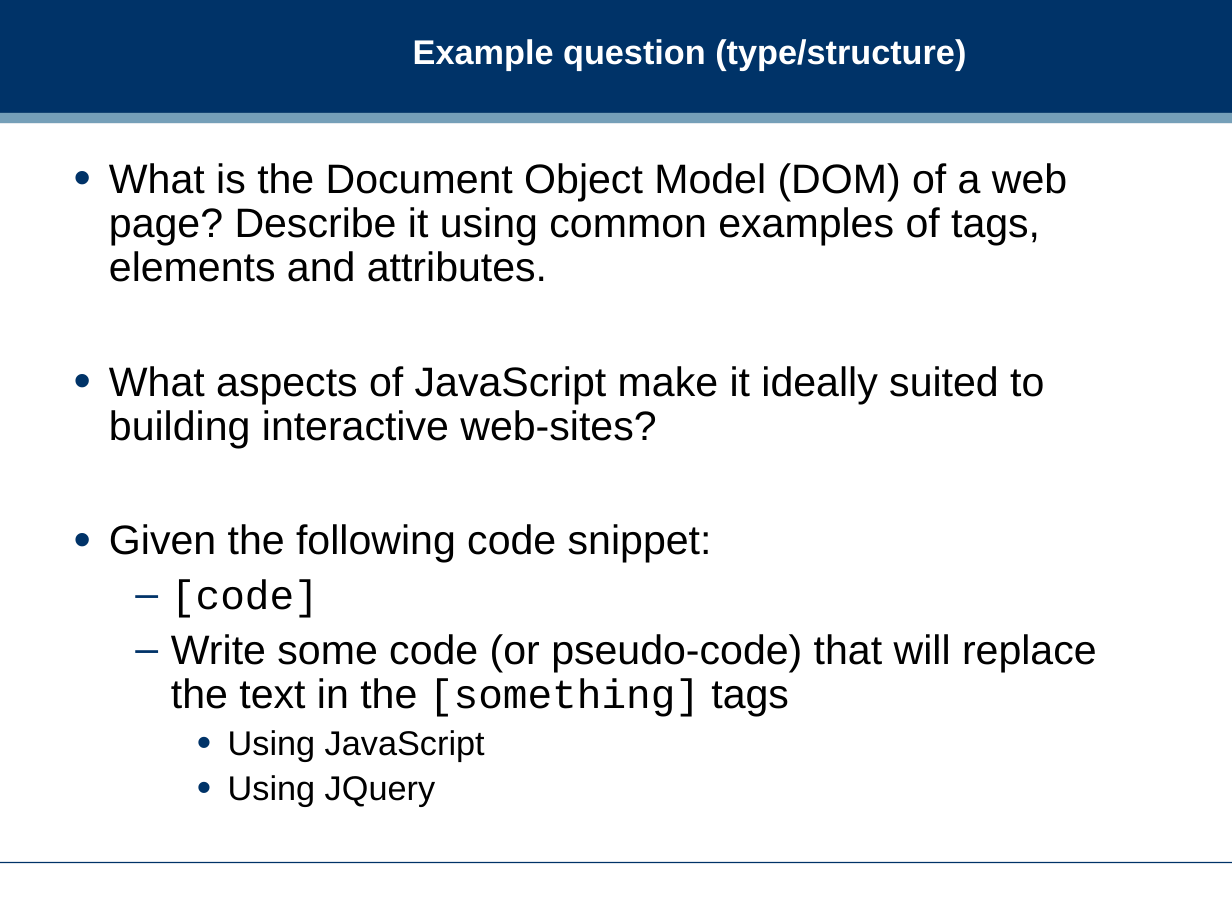
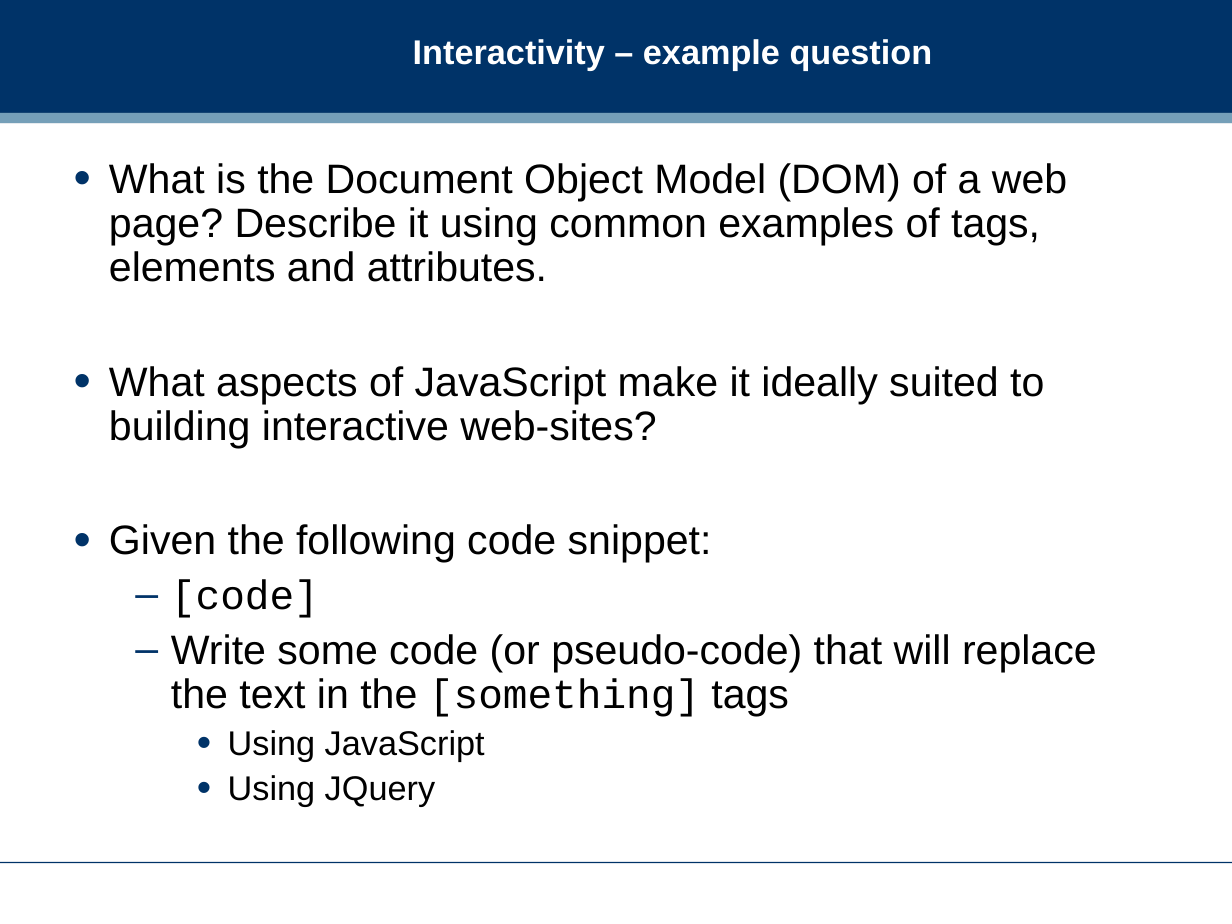
Before and after one commit to dreamind/ix, a slide deck: slide 25 of lectures/interactive/interactivity2.ppt (slide 23 before the commit). Drawn at 1232x924 pixels with LibreOffice and Linux fonts; fonts in the diff are those of the drawing; background and template pictures are left out. Boxes give left, top, right and bottom in pixels: in the first picture for what was removed or moved away, otherwise in the second. Text is boxed around its words. In the diff, an @@ line names an element or a change of style, - is before the commit and + after.

Commit message:
Interactivity 2 slides

```diff
--- a/lectures/interactive/interactivity2.ppt
+++ b/lectures/interactive/interactivity2.ppt
@@ title at (413,39,933,71): text changed @@
-Example question (type/structure)
+Interactivity – example question
```
Also in this commit, not shown: 10 other slides changed, 13 slides added, 12 slides removed, 1 other file.
